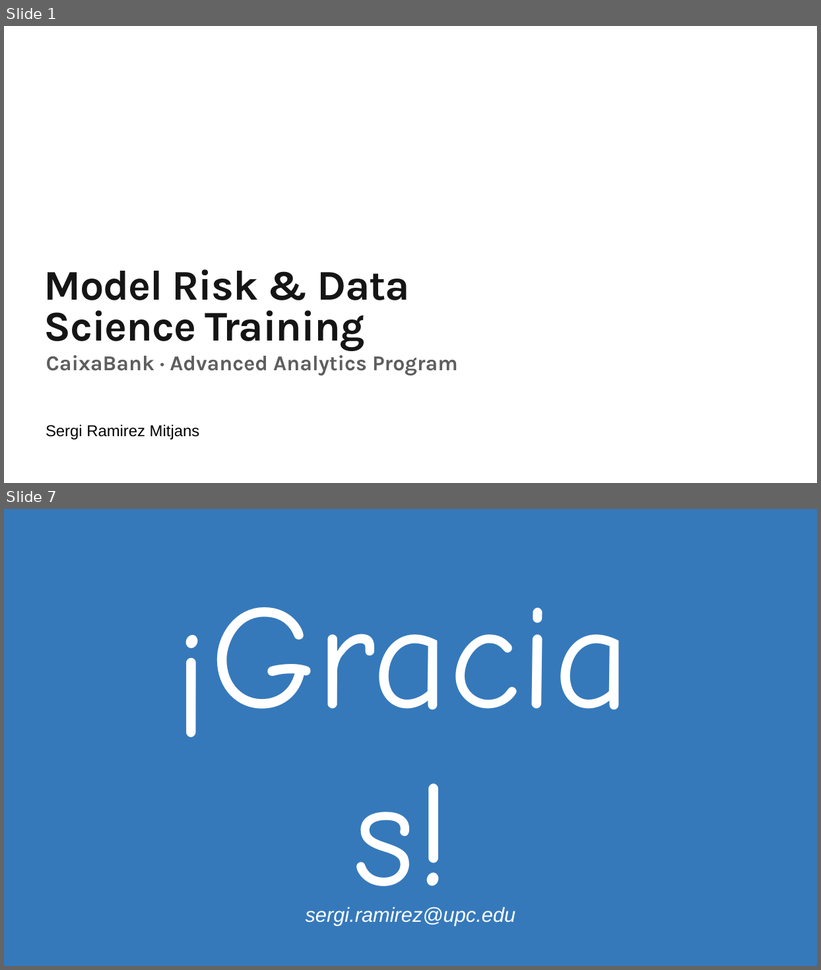
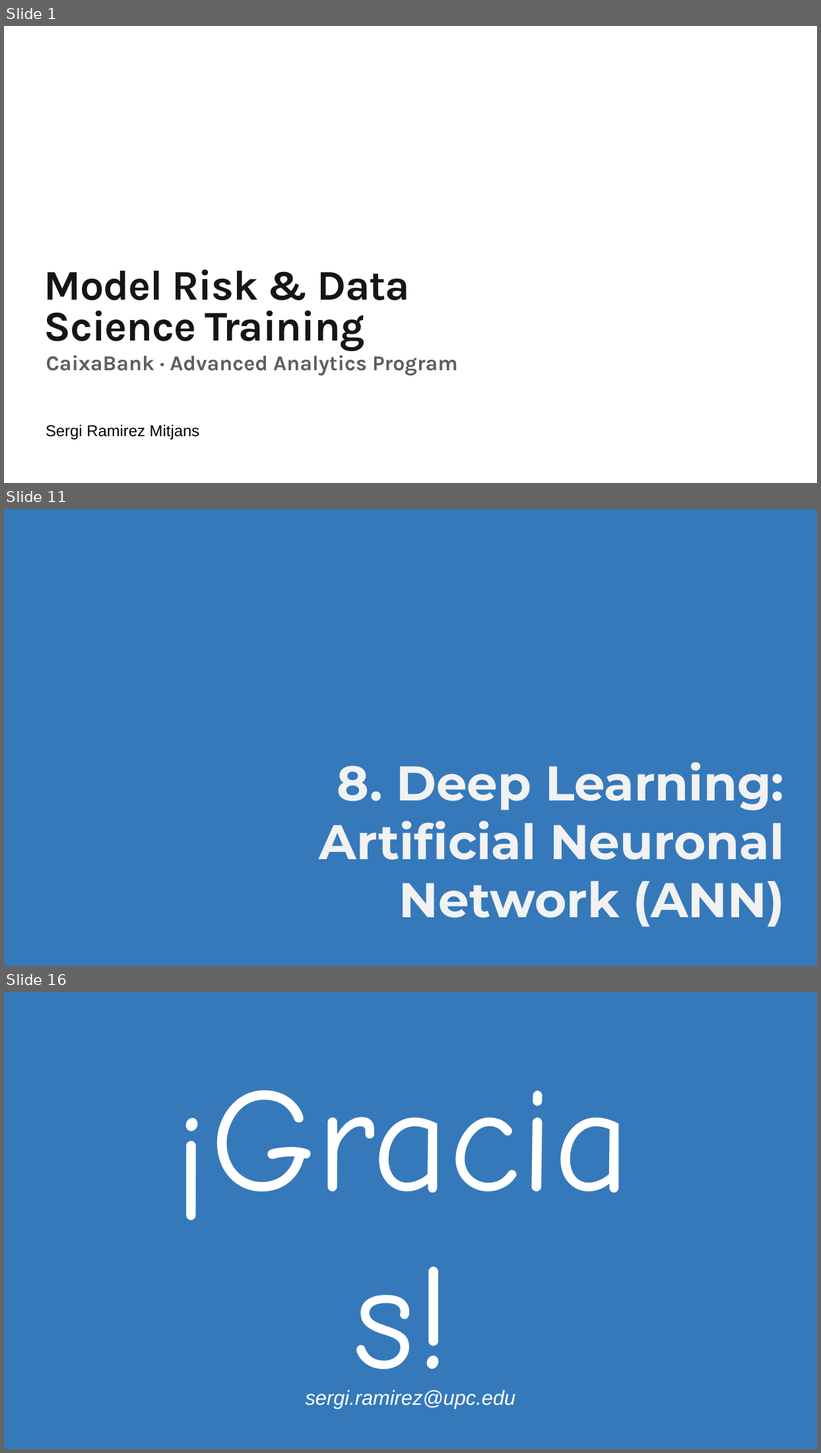
Before and after one commit to ramitjansIA/caixabank_formacion, a slide deck: 26Workshop.pptx. Shown one above the other, each under a label of ours: slides 1 and 7 before the commit, slides 1, 11 and 16 after it; the slides between them are not shown. The pictures are 821x970 and 821x1453 pixels, drawn with LibreOffice and Linux fonts; fonts in the diff are those of the drawing; background and template pictures are left out. Boxes give left, top, right and bottom in pixels: in the first picture for what was removed or moved away, otherwise in the second. Text is boxed around its words. In the diff, an @@ line names an element or a change of style, - is before the commit and + after.

```diff
--- a/26Workshop.pptx
+++ b/26Workshop.pptx
@@ slide 11 added at (x1=4, y1=509, x2=817, y2=966), background #3579BB @@
@@ text added at (x1=52, y1=638, x2=115, y2=696), 88 pt, text #3479BB, bold @@
+1.
@@ text added at (x1=319, y1=762, x2=785, y2=927), 115 pt, text #F2F2F2, bold @@
+8. Deep Learning:
+Artificial Neuronal Network (ANN)
@@ what was slide 7 is now slide 16 @@
```
Also in this commit, not shown: 1 slide changed, 13 other slides added, 4 slides removed.
